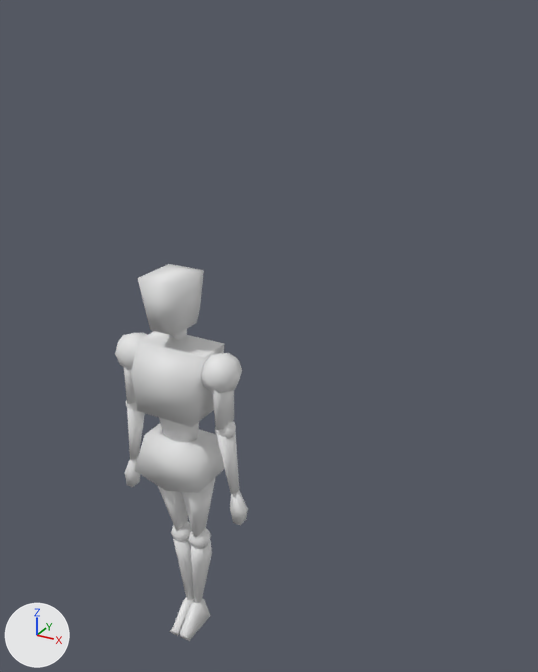
The FBX model Assets/Scagno/humano proyecto boceto.fbx, before and after one commit.
One viewpoint serves both versions: a camera (50 mm lens) standing at (3.81, -5.9, 4.9) and looking at (0.31, 0.48, 1.71). The lights are fixed; the arrows at lower left show +X, +Y and +Z. Where no turn or scale is listed for an object, it has been applied to the vertices. Vertices at the same position are counted once.
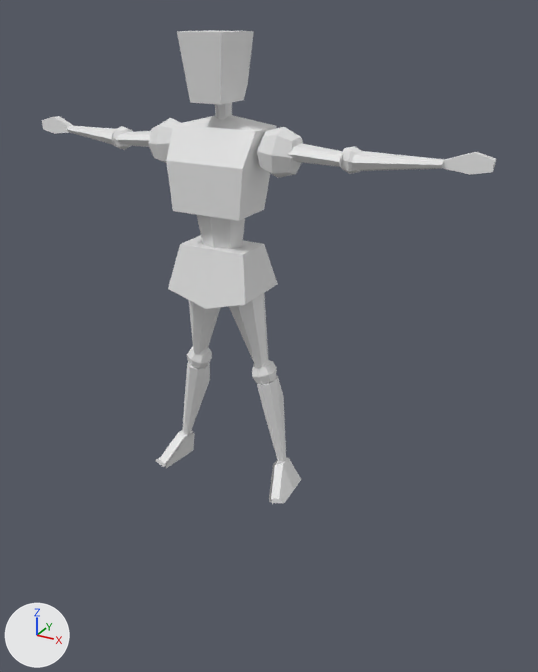
Patch to the scene script:
```diff
--- a/Assets/Scagno/humano proyecto boceto.fbx.py
+++ b/Assets/Scagno/humano proyecto boceto.fbx.py
@@ me_cube_001 @@
 # used by ob_cube; location = (-0.61, 0.0, 2.09)
-me_cube_001.from_pydata(...)  # 420 vertices, 334 faces; spans x -0.85..0.84, y -0.28..0.38, z -4.44..0.3
+me_cube_001.from_pydata(...)  # 81 vertices, 55 faces; spans x -0.44..0.45, y -0.28..0.37, z -2.2..0.3
+# me_cube_001 part 1: 16 loose pieces with 306 vertices, spanning x -0.85..0.84, y -0.21..0.38, z -4.44..-0.49, are deleted
+# me_cube_001 part 2
+# 8 vertices are removed from x 0.09..0.18, y 0.03..0.27, z -3.01
+# 9 faces are deleted
+# me_cube_001 part 3
+# 25 vertices are removed from x -0.79..-0.4, y -0.16..0.3, z -0.95..-0.49
+# 24 faces are deleted
+# me_cube_001 part 4: the surface is now shaded flat
 me_cube_001.materials.append(mat_material_001)
@@ me_cube_004 @@
+me_cube_004.from_pydata(...)  # 86 vertices, 64 faces; spans x -1.4..-0.59, y -0.19..0.4, z -4.28..-1.9
+me_cube_004.materials.append(mat_material_001)  # its picture is missing
@@ me_cube_003 @@
+me_cube_003.from_pydata(...)  # 96 vertices, 78 faces; spans x 101.0..257.0, y -782.0..-150.0, z -92.0..47.0
+me_cube_003.materials.append(mat_material_001)  # its picture is missing
@@ me_cube_002 @@
+me_cube_002.from_pydata(...)  # 96 vertices, 78 faces; spans x 0.53..2.61, y -0.03..0.48, z 0.25..0.71
+me_cube_002.materials.append(mat_material_001)  # its picture is missing
@@ me_cube_005 @@
+me_cube_005.from_pydata(...)  # 86 vertices, 64 faces; spans x -129.0..8.0, y -1353.0..-638.0, z -115.0..64.0
+me_cube_005.materials.append(mat_material_001)  # its picture is missing
@@ ob_cube @@
 ob_cube = bpy.data.objects.new('Cube', me_cube_001)
-ob_cube.location = (-0.61, 0.0, 2.09)
+ob_cube.location = (0.02, 0.0, 4.42)
@@ ob_cube_003 @@
+ob_cube_003 = bpy.data.objects.new('Cube.003', me_cube_004)
+ob_cube_003.location = (0.58, 0.0, 4.39)
@@ ob_cube_002 @@
+ob_cube_002 = bpy.data.objects.new('Cube.002', me_cube_003)
+ob_cube_002.location = (0.2, -0.08, 3.23)
+ob_cube_002.rotation_euler = (-2.11, 1.453, -0.659)  # degrees (-121, 83, -38)
+ob_cube_002.scale = (-0.00328, -0.00328, -0.00328)
@@ ob_cube_001 @@
+ob_cube_001 = bpy.data.objects.new('Cube.001', me_cube_002)
+ob_cube_001.location = (-0.13, -0.08, 3.23)
@@ ob_cube_004 @@
+ob_cube_004 = bpy.data.objects.new('Cube.004', me_cube_005)
+ob_cube_004.location = (-0.55, 0.0, 4.39)
+ob_cube_004.rotation_euler = (-1.595, -0.281, 0.0978)  # degrees (-91, -16, 5.6)
+ob_cube_004.scale = (-0.00328, -0.00328, -0.00328)
```

Pixel boxes (x1, y1, x2, y2) of what changed, in the pictures (538 x 672 px):
'Cube', reshaped, moved (16% narrower, 26% shorter)
    before: (115, 264, 248, 641)
    after: (166, 30, 278, 309)
'Cube.001', added
    after: (257, 127, 496, 178)
'Cube.004', added
    after: (229, 293, 301, 503)
'Cube.003', added
    after: (155, 300, 221, 468)
'Cube.002', added
    after: (42, 116, 181, 163)
part 1 of me_cube_001, deleted
    before: (124, 353, 248, 641)
part 2 of me_cube_001, deleted
    before: (182, 477, 216, 537)
part 3 of me_cube_001, deleted
    before: (115, 333, 147, 370)
